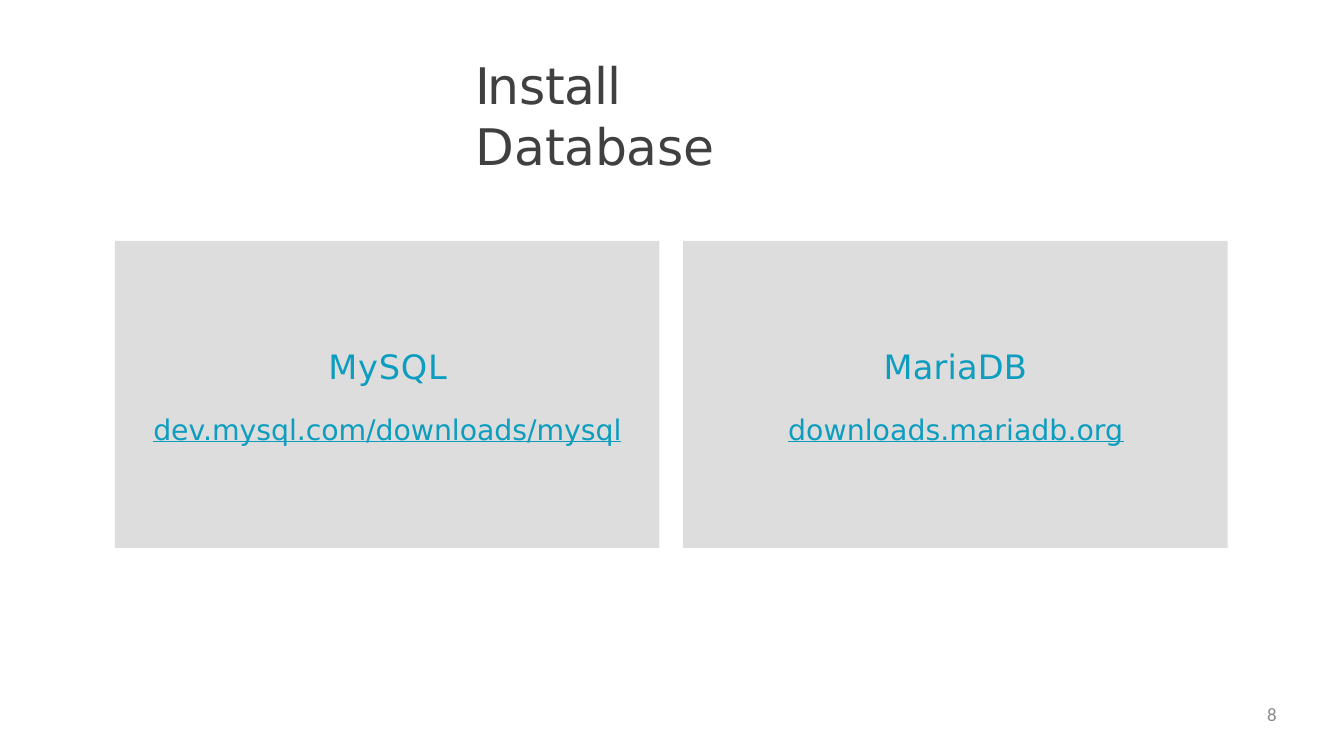
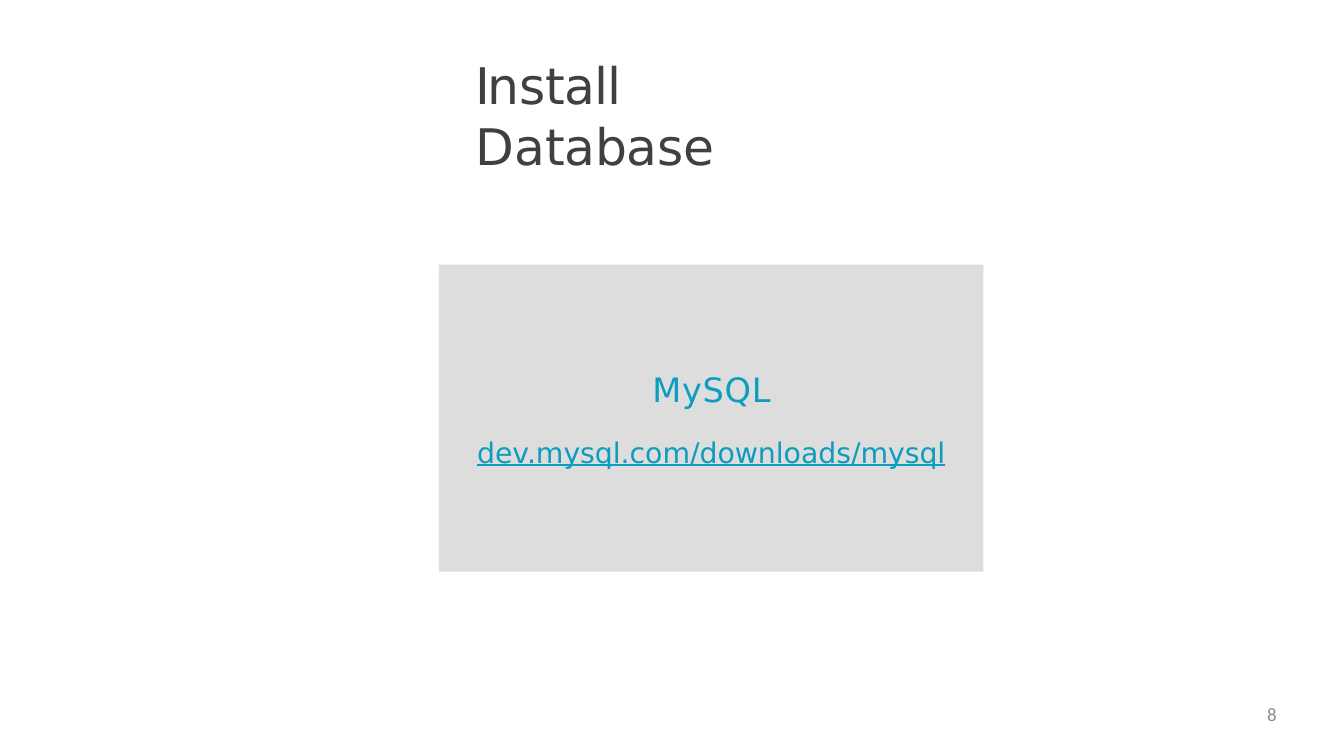
Before and after one commit to StevenJoseph19/Microservices-Spring, a slide deck: slide 8 of 3. Spring REST/Day 4/Slides/3. Building the Friends Web Services/building-the-friends-web-services-slides.pptx. Drawn at 1344x756 pixels with LibreOffice and Linux fonts; fonts in the diff are those of the drawing. Boxes give left, top, right and bottom in pixels: in the first picture for what was removed or moved away, otherwise in the second. Text is boxed around its words. In the diff, an @@ line names an element or a change of style, - is before the commit and + after.

```diff
--- a/3. Spring REST/Day 4/Slides/3. Building the Friends Web Services/building-the-friends-web-services-slides.pptx
+++ b/3. Spring REST/Day 4/Slides/3. Building the Friends Web Services/building-the-friends-web-services-slides.pptx
@@ rectangle "MySQL": place and size @@
-rectangle "MySQL" at [115,241,659,548]
+rectangle "MySQL" at [439,265,983,571]
@@ rectangle removed at [683,241,1228,548] @@
-MariaDB
-downloads.mariadb.org
```
Also in this commit, not shown: 1 slide removed, 8 other files.
